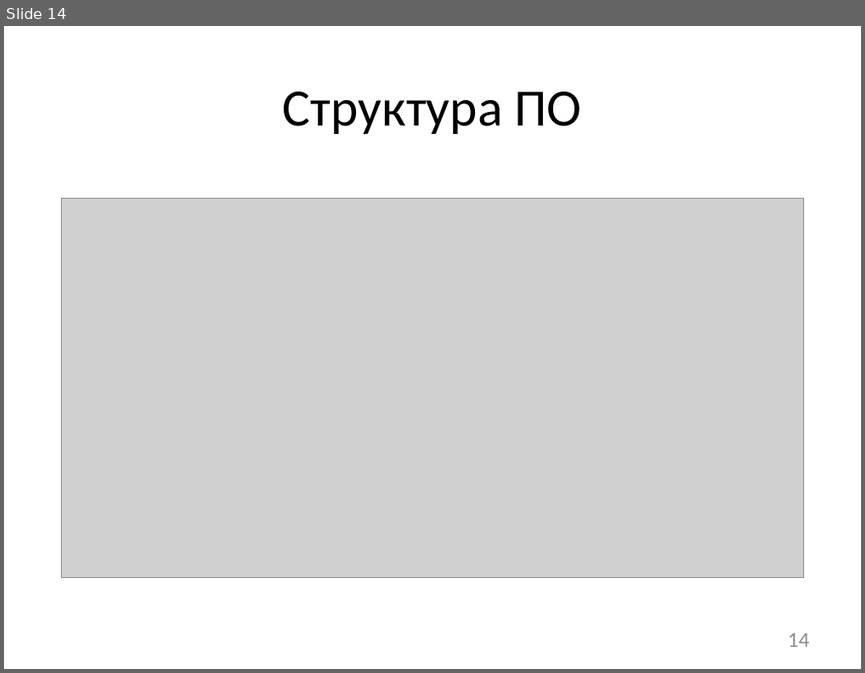
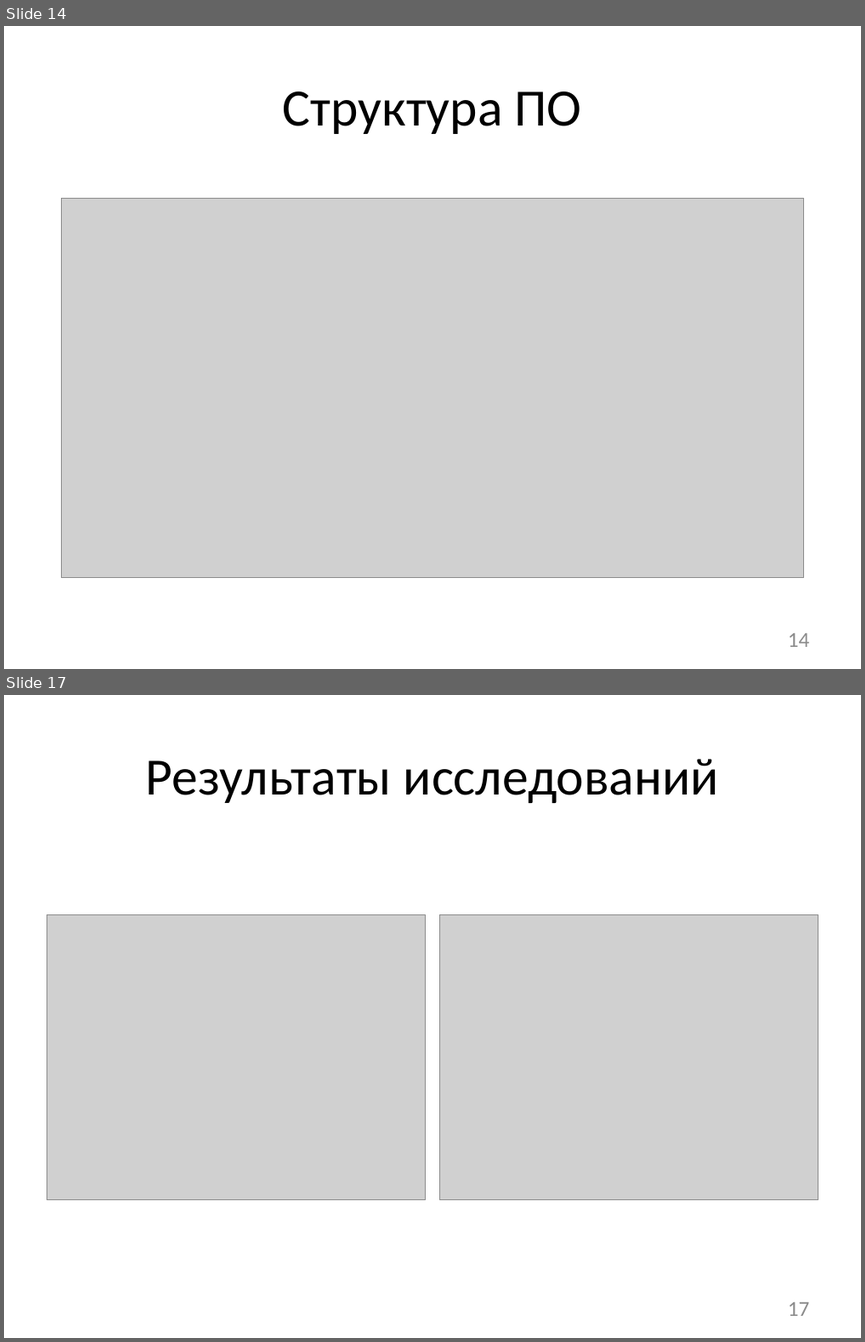
Before and after one commit to afrolovskiy/diplom, a slide deck: presentations/diplom/static race detection.pptx. Shown one above the other, each under a label of ours: slide 14 before the commit, slides 14 and 17 after it; the slides between them are not shown. The pictures are 865x673 and 865x1342 pixels, drawn with LibreOffice and Linux fonts; fonts in the diff are those of the drawing; grey boxes stand for pictures. Boxes give left, top, right and bottom in pixels: in the first picture for what was removed or moved away, otherwise in the second. Text is boxed around its words. In the diff, an @@ line names an element or a change of style, - is before the commit and + after.

```diff
--- a/presentations/diplom/static race detection.pptx
+++ b/presentations/diplom/static race detection.pptx
@@ slide 17 added at [4, 695, 861, 1338], background #FFFFFF @@
@@ title added at [146, 759, 719, 803], 44 pt, text #000000 @@
+Результаты исследований
@@ picture added at [46, 914, 426, 1200] @@
@@ picture added at [439, 914, 818, 1200] @@
@@ page number added at [788, 1302, 810, 1315], 18 pt, text #8C8C8C @@
+17
```
Also in this commit, not shown: 2 slides changed, 1 other slide added, 2 other files.
